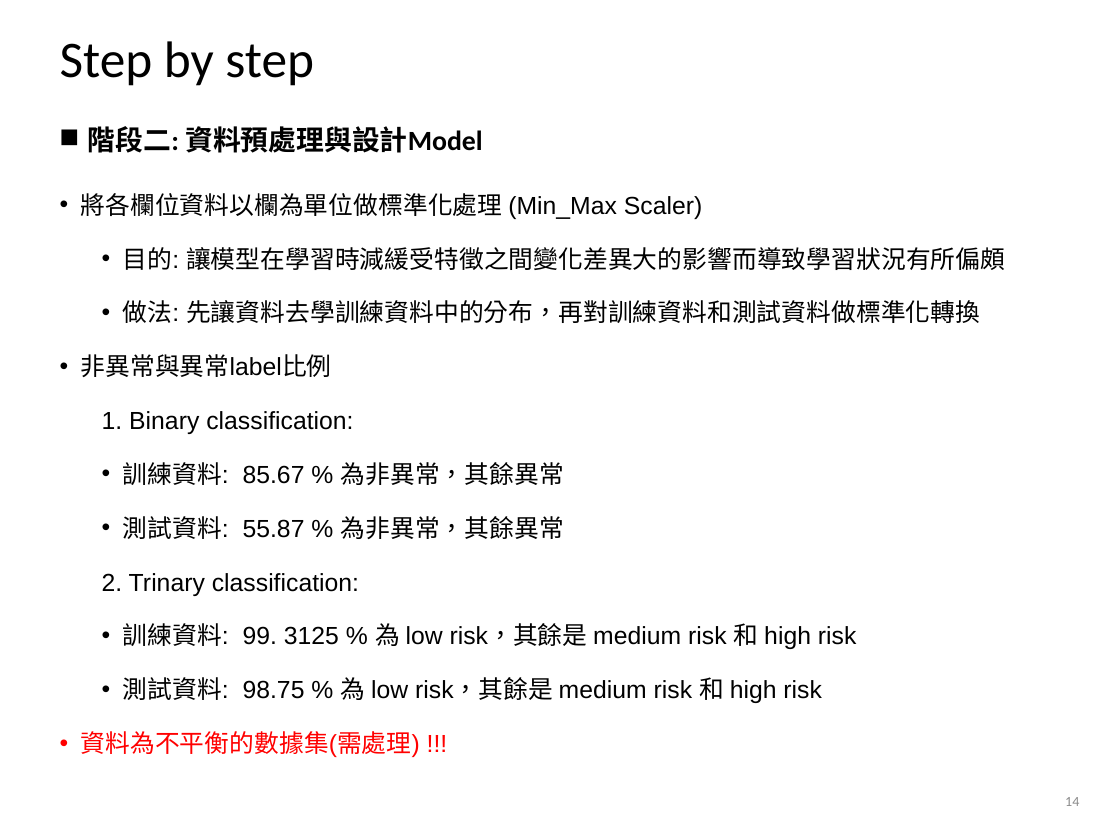
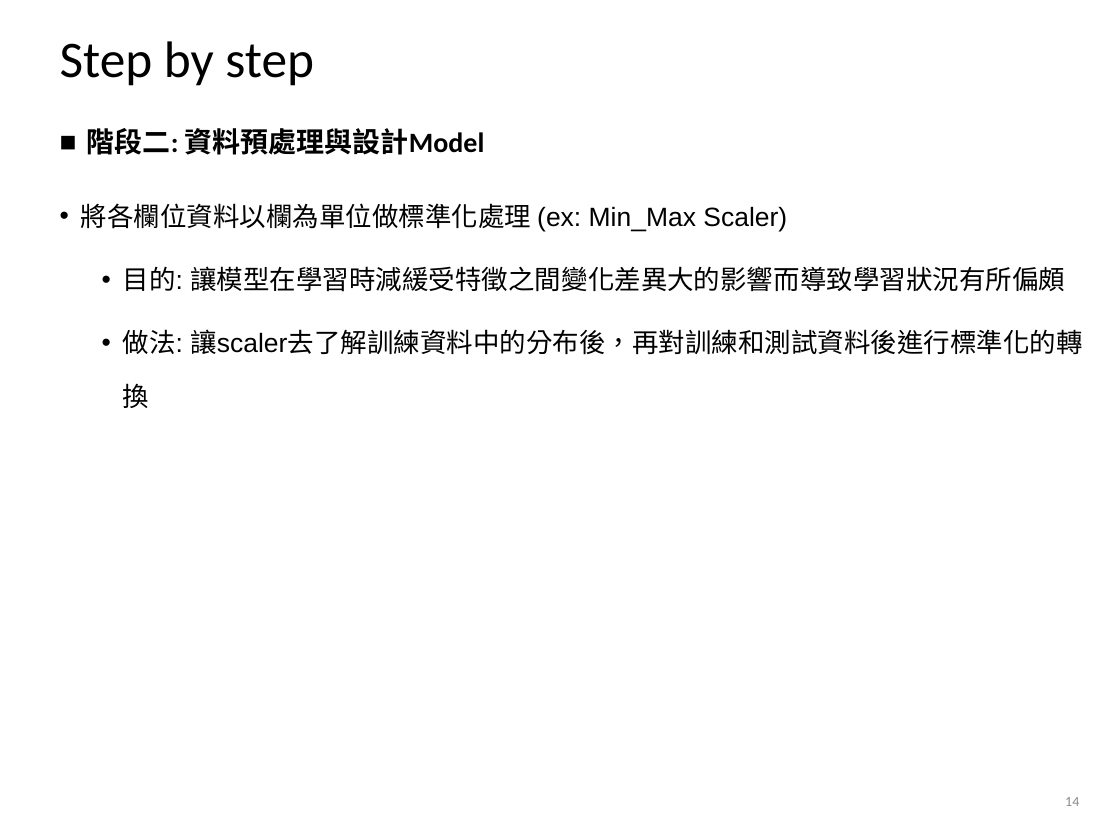
Before and after one commit to alvinyee860120/AIOps-anomaly-detection, a slide deck: slide 14 of AIOps結案報告.pptx. Drawn at 1120x840 pixels with LibreOffice and Linux fonts; fonts in the diff are those of the drawing; background and template pictures are left out. Boxes give left, top, right and bottom in pixels: in the first picture for what was removed or moved away, otherwise in the second. Text is boxed around its words. In the diff, an @@ line names an element or a change of style, - is before the commit and + after.

```diff
--- a/AIOps結案報告.pptx
+++ b/AIOps結案報告.pptx
@@ text at box(87, 128, 1065, 292): size 17.9 to 18 pt in "階段二: 資料預處理與設計Model"; size 15.9 to 17 pt in "目的: 讓模型在學習時減緩受特徵之間變化差異大的影響而導致學習狀況有所偏頗"; line spacing 0.7 to 0.9; line spacing 1.5 to 1.7 @@
@@ text at box(81, 203, 787, 231): text changed; size 15.9 to 17 pt @@
-• 將各欄位資料以欄為單位做標準化處理 (Min_Max Scaler)
+• 將各欄位資料以欄為單位做標準化處理 (ex: Min_Max Scaler)
@@ text at box(123, 329, 1082, 355): text changed; size 15.9 to 17 pt @@
-  • 做法: 先讓資料去學訓練資料中的分布，再對訓練資料和測試資料做標準化轉換
-• 非異常與異常label比例
-  1. Binary classification:
-  • 訓練資料: 85.67 % 為非異常，其餘異常
-  • 測試資料: 55.87 % 為非異常，其餘異常
-  2. Trinary classification:
-  • 訓練資料: 99. 3125 % 為 low risk，其餘是 medium risk 和 high risk
-  • 測試資料: 98.75 % 為 low risk，其餘是 medium risk 和 high risk
-• 資料為不平衡的數據集(需處理) !!!
+  • 做法: 讓scaler去了解訓練資料中的分布後，再對訓練和測試資料後進行標準化的轉換
```
Also in this commit, not shown: 23 other slides changed, 8 slides added.
